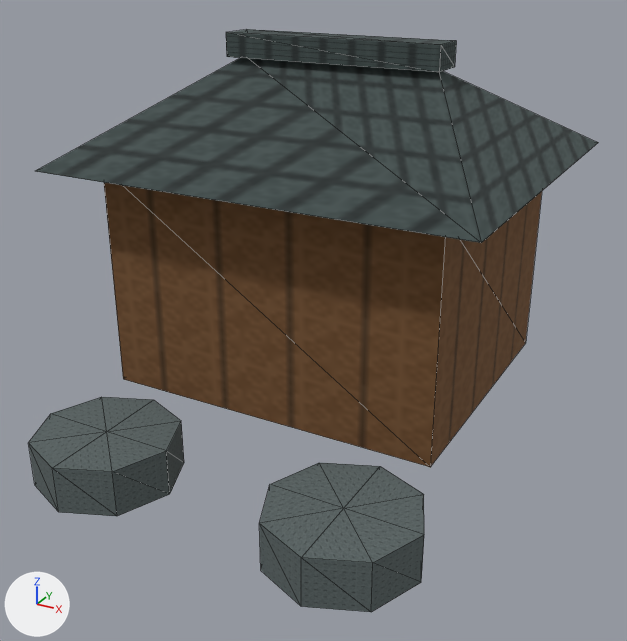
The glTF model app/src/main/assets/3d/field/domestic-MINT-1-lod1.glb as it was, and as the next commit left it.
Before and after are seen from a 50 mm camera at (0.435, -0.914, 0.623) aimed at (-0.053, -0.028, 0.179). The lights are fixed; the arrows at lower left show +X, +Y and +Z. The older version comes first. Mesh edges are drawn as thin lines. Vertices at exactly the same position are counted once.

The older version as bpy lines, for what is in view:
```python
me_mesh_0 = bpy.data.meshes.new('Mesh_0')
me_mesh_0.from_pydata(...)  # 56 vertices, 74 faces; spans x -0.361..0.201, y -0.33..0.327, z 0.02..0.513
me_mesh_0.materials.append(mat_material_0)
ob_mesh_0 = bpy.data.objects.new('Mesh_0', me_mesh_0)
ob_mesh_0.location = (0.0, 0.0, 0.0)
```
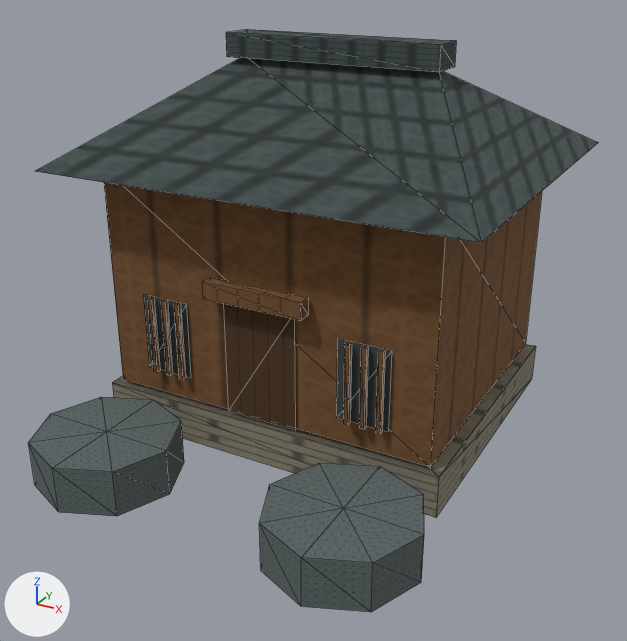
Pixel boxes (x1, y1, x2, y2) of what changed, in the pictures (627 x 641 px):
part 1 of me_mesh_0, added: after (112, 344, 536, 517)
part 2 of me_mesh_0, added (brown): after (147, 297, 160, 372)
part 3 of me_mesh_0, added (brown): after (161, 300, 173, 376)
part 4 of me_mesh_0, added (brown): after (174, 303, 186, 379)
part 5 of me_mesh_0, added (brown): after (343, 342, 352, 425)
part 6 of me_mesh_0, added (brown): after (359, 346, 368, 429)
part 7 of me_mesh_0, added (brown): after (375, 350, 385, 434)
part 8 of me_mesh_0, added (brown): after (202, 277, 308, 321)
part 9 of me_mesh_0, added: after (144, 294, 392, 432)

What changed in the scene script:
```text
Change me_mesh_0:
    used by ob_mesh_0; location = (0.0, 0.0, 0.0)
    verts and faces of me_mesh_0; kept vertices keep their numbers, new ones are numbered from 56
    remove me_mesh_0.from_pydata(...)  # 56 vertices, 74 faces; spans x -0.361..0.201, y -0.33..0.327, z 0.02..0.513
    add me_mesh_0.from_pydata(...)  # 132 vertices, 160 faces; spans x -0.361..0.201, y -0.33..0.327, z 0.01..0.513
    me_mesh_0 part 1: the loose piece of 8 vertices spanning x -0.305..0.145, y -0.11..0.27, z 0.07..0.365 is copied, and the copy is scaled about its middle by (1.06, 1.04, 0.186), then moved by (0.0, 0.0, -0.18); it spans x -0.319..0.159, y -0.118..0.278, z 0.01..0.065
    me_mesh_0 part 2: the loose piece of 8 vertices spanning x -0.305..0.145, y -0.11..0.27, z 0.07..0.365 is copied, and the copy is scaled about its middle by (0.014, 0.0158, 0.35), then moved by (-0.157, -0.199, -0.063); it spans x -0.24..-0.234, y -0.122..-0.116, z 0.103..0.206
    me_mesh_0 part 3: the loose piece of 8 vertices spanning x -0.305..0.145, y -0.11..0.27, z 0.07..0.365 is copied, and the copy is scaled about its middle by (0.014, 0.0158, 0.35), then moved by (-0.136, -0.199, -0.063); it spans x -0.22..-0.213, y -0.122..-0.116, z 0.103..0.206
    me_mesh_0 part 4: the loose piece of 8 vertices spanning x -0.305..0.145, y -0.11..0.27, z 0.07..0.365 is copied, and the copy is scaled about its middle by (0.014, 0.0158, 0.35), then moved by (-0.116, -0.199, -0.063); it spans x -0.199..-0.192, y -0.122..-0.116, z 0.103..0.206
    me_mesh_0 part 5: the loose piece of 8 vertices spanning x -0.305..0.145, y -0.11..0.27, z 0.07..0.365 is copied, and the copy is scaled about its middle by (0.014, 0.0158, 0.35), then moved by (0.122, -0.199, -0.063); it spans x 0.039..0.045, y -0.122..-0.116, z 0.103..0.206
    me_mesh_0 part 6: the loose piece of 8 vertices spanning x -0.305..0.145, y -0.11..0.27, z 0.07..0.365 is copied, and the copy is scaled about its middle by (0.014, 0.0158, 0.35), then moved by (0.143, -0.199, -0.063); it spans x 0.06..0.066, y -0.122..-0.116, z 0.103..0.206
    me_mesh_0 part 7: the loose piece of 8 vertices spanning x -0.305..0.145, y -0.11..0.27, z 0.07..0.365 is copied, and the copy is scaled about its middle by (0.014, 0.0158, 0.35), then moved by (0.163, -0.199, -0.063); it spans x 0.08..0.086, y -0.122..-0.116, z 0.103..0.206
    me_mesh_0 part 8: the loose piece of 8 vertices spanning x -0.226..0.066, y 0.055..0.105, z 0.483..0.513 is copied, and the copy is scaled about its middle by (0.462, 0.36, 0.733), then moved by (0.0, -0.202, -0.26); it spans x -0.147..-0.013, y -0.131..-0.113, z 0.227..0.249
    me_mesh_0 part 9
    add verts[56] = (-0.253, -0.113, 0.103)  # pixel (149, 366)
    add verts[57] = (-0.253, -0.113, 0.206)  # pixel (143, 294)
    add verts[58] = (0.026, -0.113, 0.103)  # pixel (336, 417)
    add verts[59] = (0.026, -0.113, 0.206)  # pixel (337, 338)
    add for new, old in zip([*range(60, 64)], [*range(56, 60)]): verts[new] = verts[old] + (0.067, 0.0, 0.0)
    add verts[64] = (-0.13, -0.113, 0.07)  # pixel (228, 410)
    add verts[65] = (-0.031, -0.113, 0.07)  # pixel (295, 430)
    add verts[66] = (-0.031, -0.113, 0.227)
    add verts[67] = (-0.13, -0.113, 0.227)
    add faces += [(64, 65, 66), (64, 66, 67), (56, 60, 61), (56, 61, 57), (58, 62, 63), (58, 63, 59)]
```
